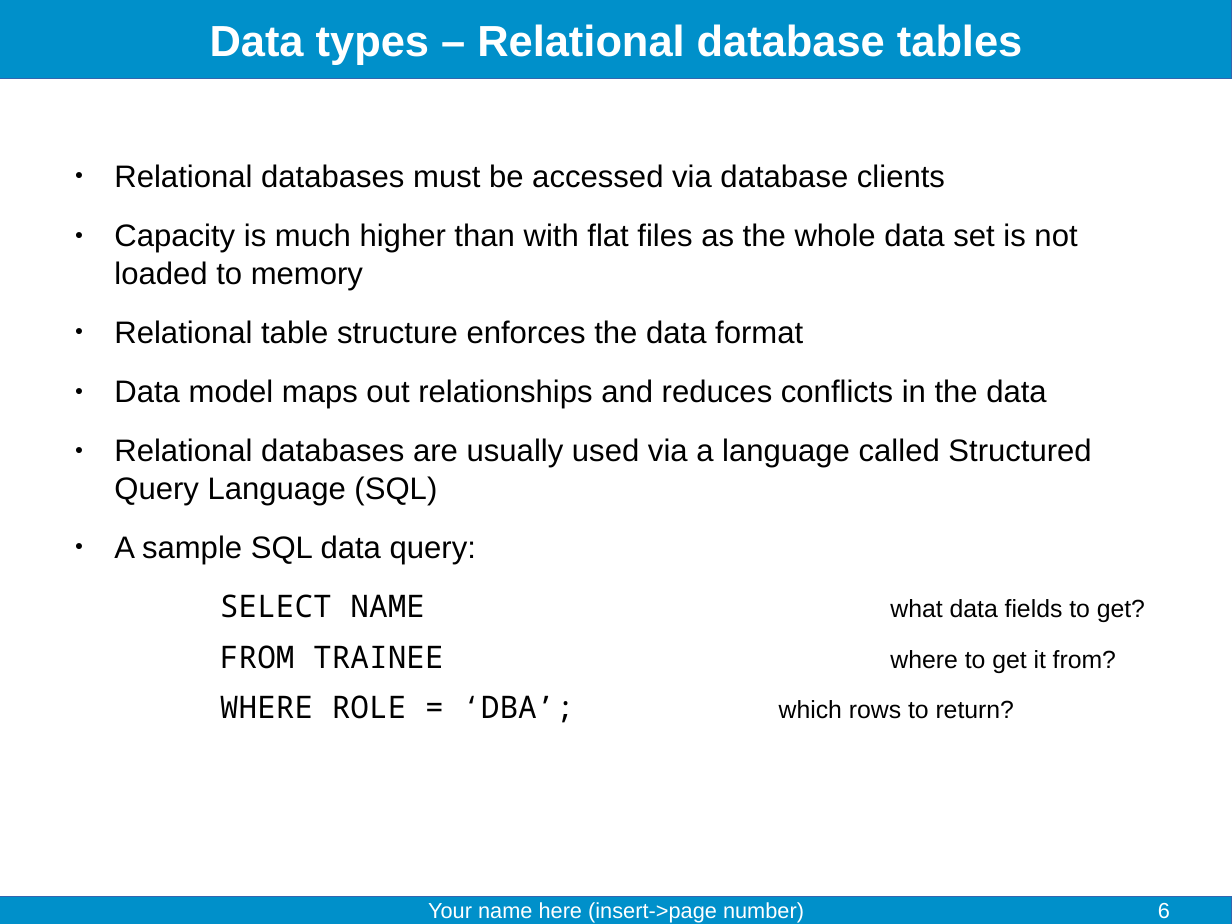
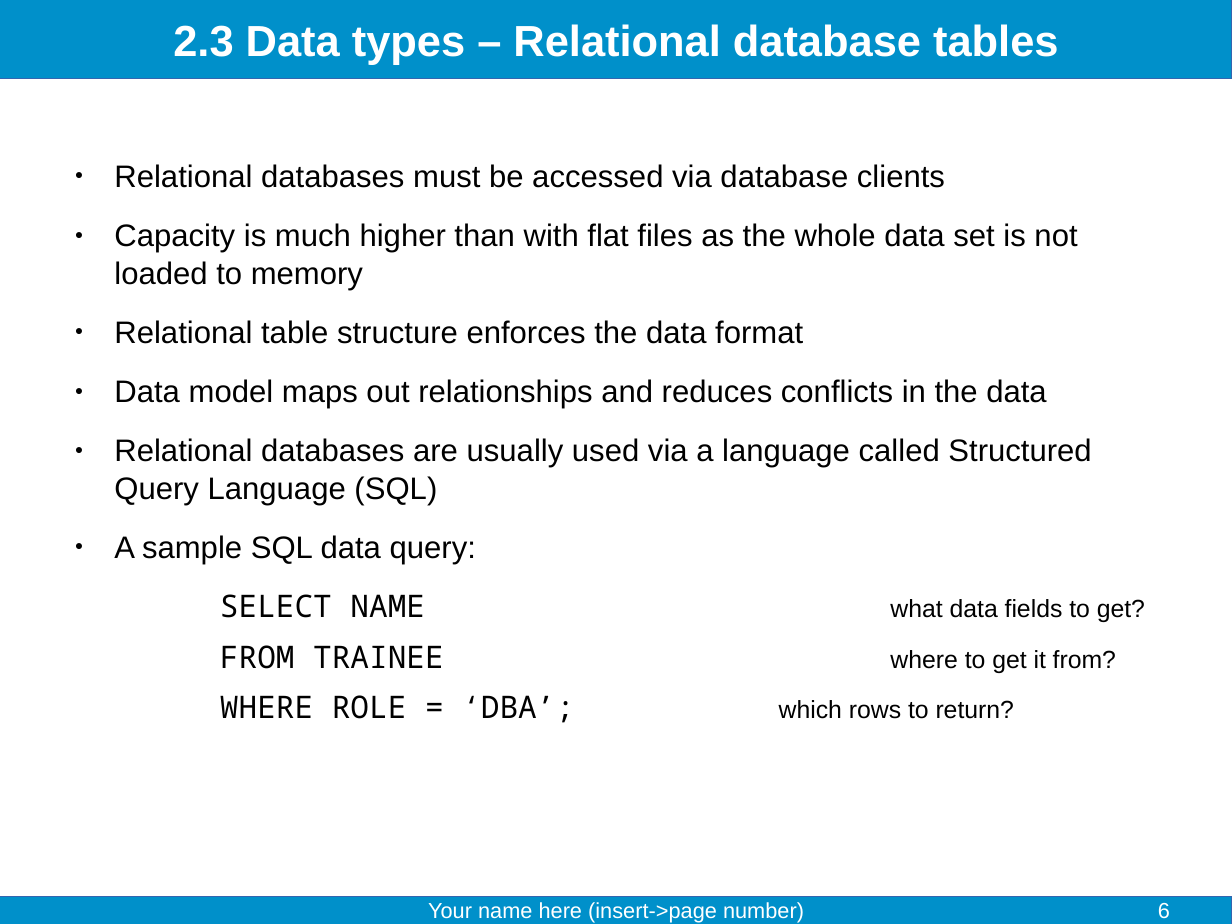
Before and after one commit to fjelltopp/training, a slide deck: slide 6 of data_storage_solutions/Data storage solutions.odp. Drawn at 1232x924 pixels with LibreOffice and Linux fonts; fonts in the diff are those of the drawing. Boxes give left, top, right and bottom in pixels: in the first picture for what was removed or moved away, otherwise in the second. Text is boxed around its words. In the diff, an @@ line names an element or a change of style, - is before the commit and + after.

Commit message:
Add data storage solutions exercises and system exercises

```diff
--- a/data_storage_solutions/Data storage solutions.odp
+++ b/data_storage_solutions/Data storage solutions.odp
@@ title at (173, 24, 1058, 65): text changed @@
-Data types – Relational database tables
+2.3 Data types – Relational database tables
```
Also in this commit, not shown: 5 other slides changed, 3 slides added, 10 other files.
